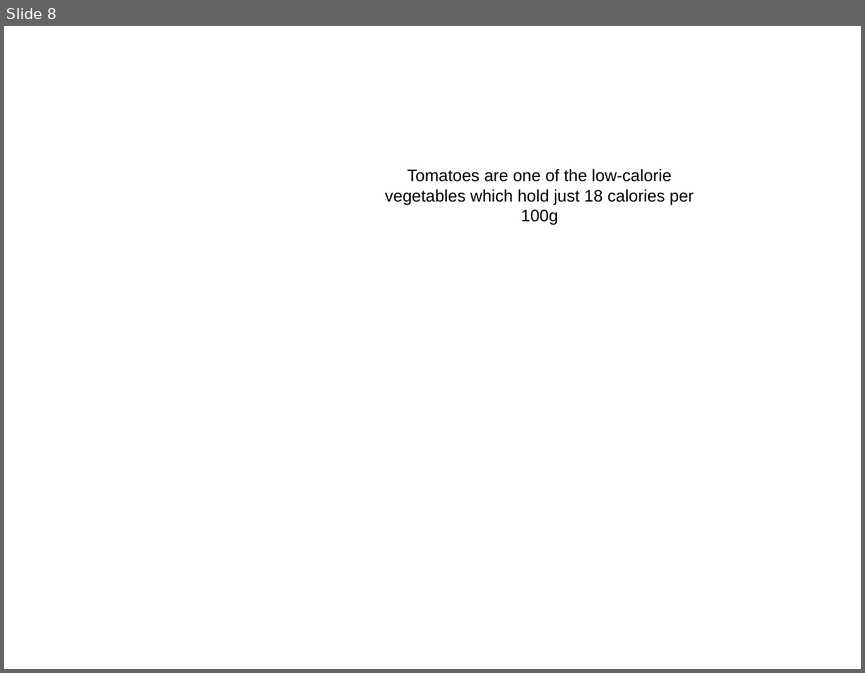
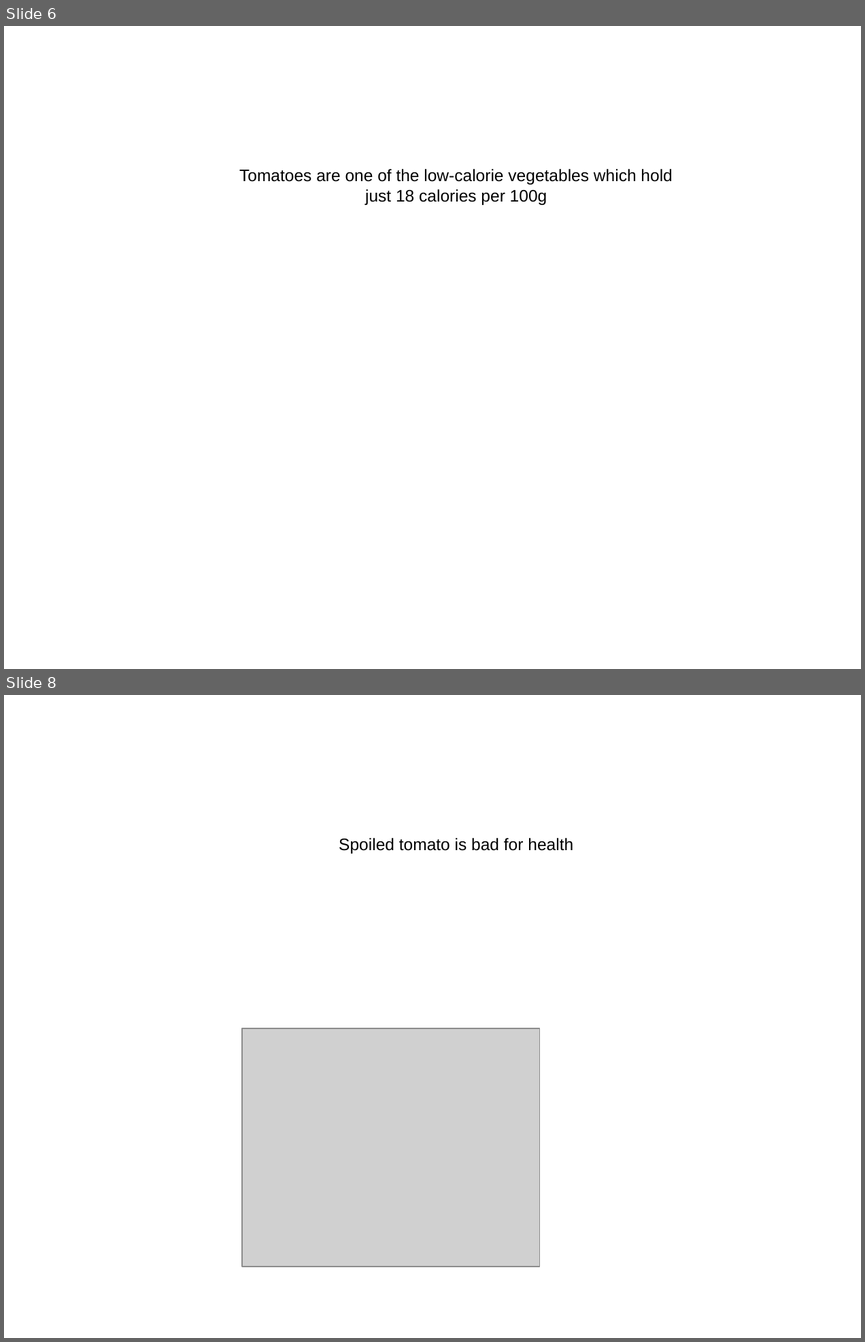
Before and after one commit to PikKACHUU/AutoGenerateArgumentation, a slide deck: slideshow.pptx. Shown one above the other, each under a label of ours: slide 8 before the commit, slides 6 and 8 after it; the slides between them are not shown. The pictures are 865x673 and 865x1342 pixels, drawn with LibreOffice and Linux fonts; fonts in the diff are those of the drawing; grey boxes stand for pictures. Boxes give left, top, right and bottom in pixels: in the first picture for what was removed or moved away, otherwise in the second. Text is boxed around its words. In the diff, an @@ line names an element or a change of style, - is before the commit and + after.

```diff
--- a/slideshow.pptx
+++ b/slideshow.pptx
@@ slide 8 added at [4,695,861,1338], background #FFFFFF @@
@@ text added at [339,838,573,853], 14 pt, text #000000 @@
+Spoiled tomato is bad for health
@@ picture added at [242,1028,540,1266] @@
@@ what was slide 8 is now slide 6 @@
@@ slide 6 changed as well @@
@@ text "Tomatoes are one of the ..." rewrapped from [385,169,694,225] to [239,169,672,205] @@
```
Also in this commit, not shown: 4 other slides changed, 4 other slides added, 8 slides removed, 54 other files.
